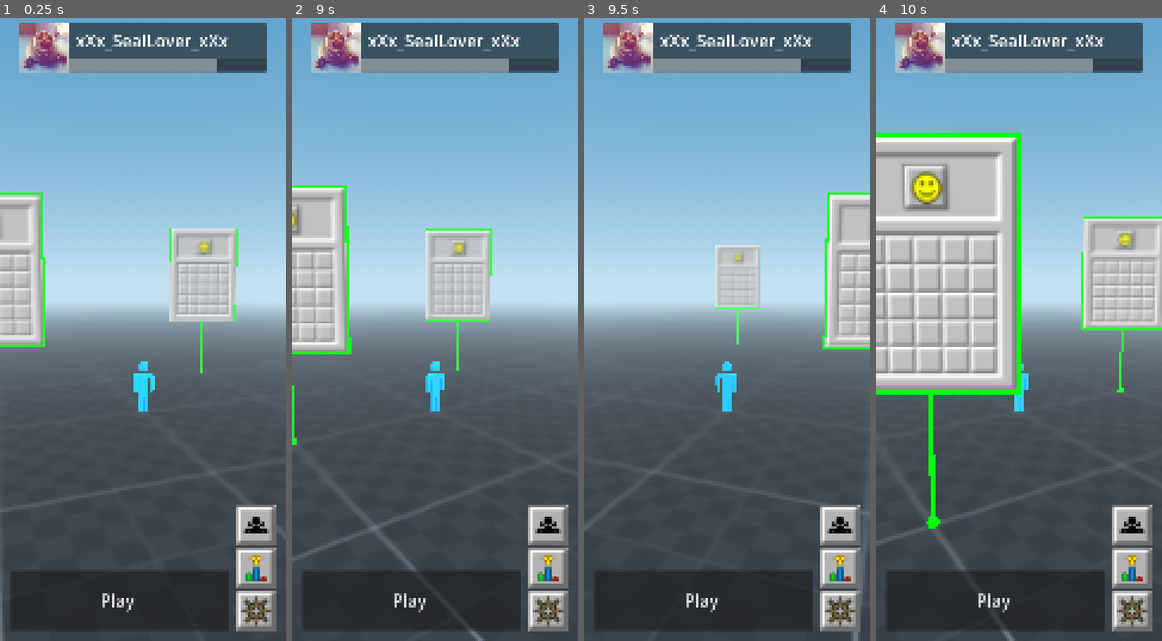
Above: before the commit, frames 1-4 (left to right).
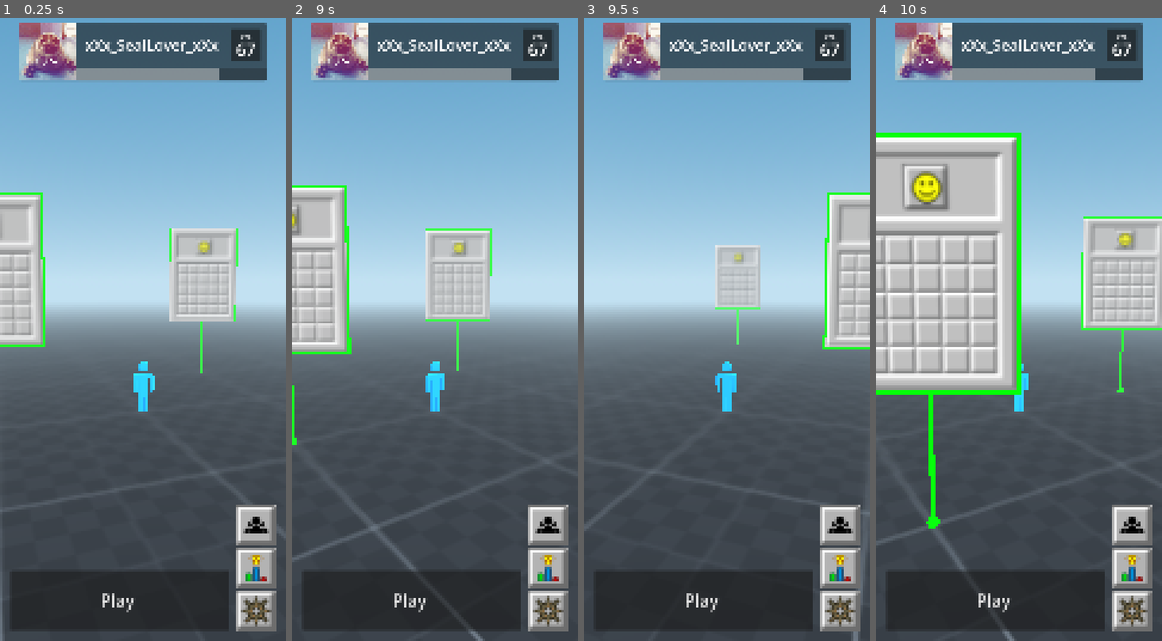
Above: after the commit, the same moments.

Repository: aidan-oien/MinesweeperGO
Game: Godot game, scene res://ScenesAndScripts/map.tscn
Two runs of this game, one before a commit and one after it. Both use one fixed random seed, a clock stepped at 60 frames per second and the inputs below.
Inputs (mouse positions are in pixels of both pictures, inside the frame that each line leads up to):
- Up to frame 1 (0.25 s): no input
- Up to frame 2 (9 s): click "Play" at 0.5 s; click "Play" at 1.25 s; click (546, 522) at 2 s; click (546, 566) at 2.75 s; click (546, 522) at 3.5 s; click (546, 566) at 4.25 s; click "Play" at 5 s; click (546, 522) at 5.75 s; click (546, 566) at 6.5 s; click (546, 609) at 7.25 s; tap Enter at 8 s; move the mouse to (497, 292) at 8.02 s; click (497, 292) at 8.17 s; tap Space at 8.75 s; drag from (377, 354) to (420, 447) at 8.77 s
- Up to frame 3 (9.5 s): no input
- Up to frame 4 (10 s): move the mouse to (1047, 179) at 9.52 s; click (1047, 179) at 9.67 s

The runs differ from the first frame. In frame 1, 4.0% of the frame differs, in the area x 6-94%, y 0-10%; in frame 2, 4.0%; in frame 3, 4.0%; in frame 4, 4.0%.

Commit message:
add level to map screen

Diff:
--- a/ScenesAndScripts/map_ui.tscn
+++ b/ScenesAndScripts/map_ui.tscn
@@ -1,7 +1,6 @@
 [gd_scene format=3 uid="uid://dt5ygslnv6e2d"]
 
 [ext_resource type="Texture2D" uid="uid://b10uqnffryyxx" path="res://Assets/placeholder_image.png" id="1_bgddt"]
-[ext_resource type="LabelSettings" uid="uid://recvuua2ip7p" path="res://map_label_settings.tres" id="2_a0m6g"]
 [ext_resource type="Texture2D" uid="uid://2dtn6iggh2gs" path="res://Assets/cog.png" id="3_4cch8"]
 [ext_resource type="Texture2D" uid="uid://c4s1bspcadnyr" path="res://Assets/nearbyPeople.png" id="3_bgddt"]
 [ext_resource type="Texture2D" uid="uid://ckj86x665ufem" path="res://Assets/leaderboard.png" id="4_3ny4w"]
@@ -42,16 +41,52 @@
 layout_mode = 2
 size_flags_horizontal = 3
 
-[node name="MarginContainer" type="MarginContainer" parent="top/HBoxContainer/VBoxContainer" unique_id=1664404255]
+[node name="HBoxContainer" type="HBoxContainer" parent="top/HBoxContainer/VBoxContainer" unique_id=1800558593]
+layout_mode = 2
+
+[node name="MarginContainer" type="MarginContainer" parent="top/HBoxContainer/VBoxContainer/HBoxContainer" unique_id=1664404255]
 layout_mode = 2
 theme_override_constants/margin_left = 30
 theme_override_constants/margin_top = 20
+theme_override_constants/margin_right = 10
 theme_override_constants/margin_bottom = 20
 
-[node name="Label" type="Label" parent="top/HBoxContainer/VBoxContainer/MarginContainer" unique_id=375812114]
+[node name="Label" type="Label" parent="top/HBoxContainer/VBoxContainer/HBoxContainer/MarginContainer" unique_id=375812114]
 layout_mode = 2
+theme_override_font_sizes/font_size = 56
 text = "xXx_SealLover_xXx"
-label_settings = ExtResource("2_a0m6g")
+
+[node name="MarginContainer2" type="MarginContainer" parent="top/HBoxContainer/VBoxContainer/HBoxContainer" unique_id=911031272]
+layout_mode = 2
+size_flags_horizontal = 10
+theme_override_constants/margin_top = 20
+theme_override_constants/margin_right = 20
+theme_override_constants/margin_bottom = 20
+
+[node name="Panel" type="Panel" parent="top/HBoxContainer/VBoxContainer/HBoxContainer/MarginContainer2" unique_id=1441902947]
+layout_mode = 2
+
+[node name="MarginContainer2" type="MarginContainer" parent="top/HBoxContainer/VBoxContainer/HBoxContainer/MarginContainer2" unique_id=1069142878]
+layout_mode = 2
+theme_override_constants/margin_left = 20
+theme_override_constants/margin_top = 10
+theme_override_constants/margin_right = 20
+
+[node name="VBoxContainer" type="VBoxContainer" parent="top/HBoxContainer/VBoxContainer/HBoxContainer/MarginContainer2/MarginContainer2" unique_id=309662899]
+layout_mode = 2
+theme_override_constants/separation = -10
+
+[node name="Label" type="Label" parent="top/HBoxContainer/VBoxContainer/HBoxContainer/MarginContainer2/MarginContainer2/VBoxContainer" unique_id=1025652553]
+layout_mode = 2
+theme_override_font_sizes/font_size = 24
+text = "LVL"
+horizontal_alignment = 1
+
+[node name="Label2" type="Label" parent="top/HBoxContainer/VBoxContainer/HBoxContainer/MarginContainer2/MarginContainer2/VBoxContainer" unique_id=1145036211]
+layout_mode = 2
+theme_override_font_sizes/font_size = 64
+text = "67"
+horizontal_alignment = 1
 
 [node name="ProgressBar" type="ProgressBar" parent="top/HBoxContainer/VBoxContainer" unique_id=399024416]
 custom_minimum_size = Vector2(0, 50)
